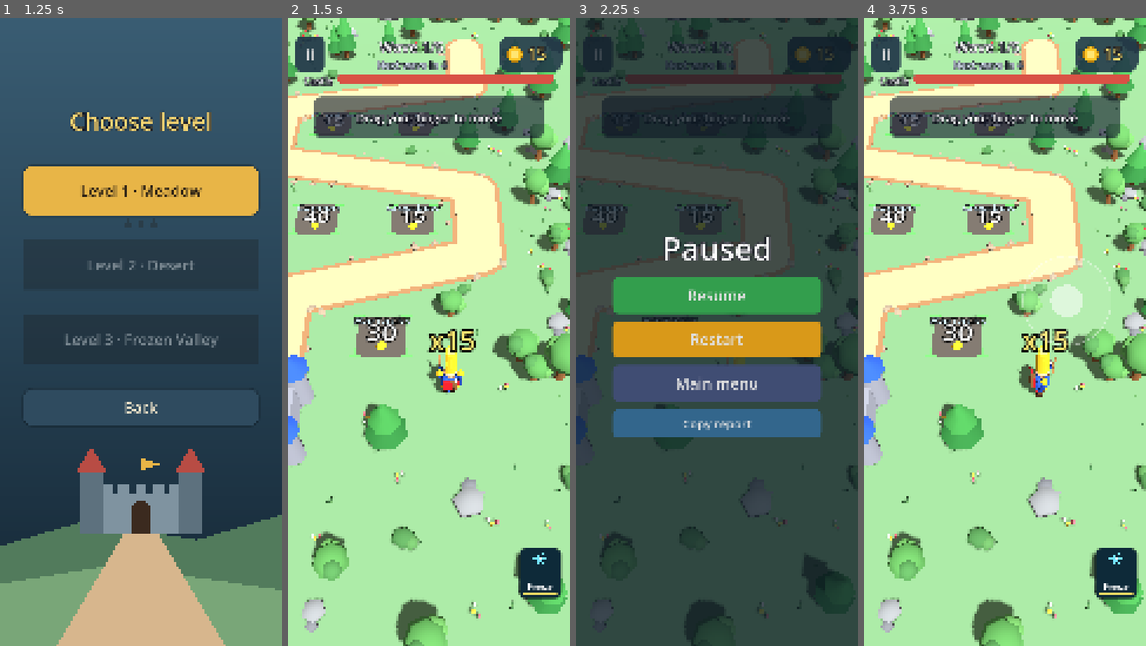
Above: before the commit, frames 1-4 (left to right).
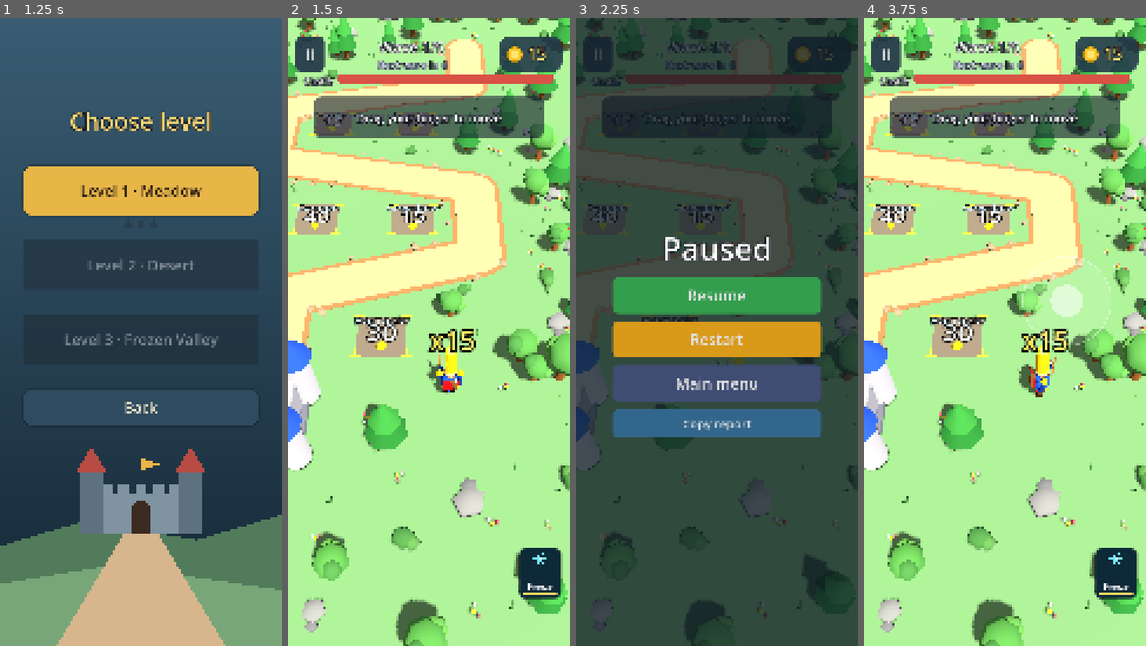
Above: after the commit, the same moments.

Repository: legioner666/Game-
Game: Godot game, scene res://main.tscn
Same seed, same stepped clock (60 frames per second), same inputs: the game is played once before the commit and once after it.
Inputs (mouse positions are in pixels of both pictures, inside the frame that each line leads up to):
- Up to frame 1 (1.25 s): click "Play" at 0.5 s
- Up to frame 2 (1.5 s): click "Level 1 · Meadow" at 1.25 s
- Up to frame 3 (2.25 s): click "II" at 2 s
- Up to frame 4 (3.75 s): click "Restart" at 2.75 s; tap Enter at 3.5 s; move the mouse to (1067, 300) at 3.52 s; hold Right (ui_right) from 3.53 s (still down); click (1067, 300) at 3.67 s

Frame 1 is identical in both runs. In frame 2, 3.5% of the frame differs, in the area x 0-63%, y 15-72%; in frame 3, 0.5%; in frame 4, 3.5%.

Commit message:
Visual update: detailed castle (towers, gate, keep, banners), gold-cornered stone plates, warmer light and saturation
Co-Authored-By: Claude Sonnet 5.5 <noreply@anthropic.com>
Claude-Session: https://claude.ai/code/session_01Vo2zMfmpPBAjaiyM3QAnEB

Diff:
--- a/godot/game.gd
+++ b/godot/game.gd
@@ -532,7 +532,10 @@
 	env.background_color = _theme["bg"]
 	env.ambient_light_source = Environment.AMBIENT_SOURCE_COLOR
 	env.ambient_light_color = _theme["ambient"]
-	env.ambient_light_energy = 0.45
+	env.ambient_light_energy = 0.5
+	env.adjustment_enabled = true
+	env.adjustment_saturation = 1.12
+	env.adjustment_contrast = 1.04
 	var we := WorldEnvironment.new()
 	we.environment = env
 	add_child(we)
@@ -540,6 +543,8 @@
 	_light = DirectionalLight3D.new()
 	_light.rotation_degrees = Vector3(-58, 28, 0)
 	_light.light_energy = 0.8
+	_light.light_color = Color(1.0, 0.96, 0.88)
+	_light.shadow_blur = 1.6
 	_light.shadow_enabled = Settings.shadows
 	_light.directional_shadow_max_distance = 60.0
 	add_child(_light)
@@ -728,7 +733,7 @@
 		p.node = Node3D.new()
 		p.node.position = p.pos
 		add_child(p.node)
-		p.tile = Models.mi(Models.box(Vector3(2.6, 0.06, 2.6)), Vector3(0, 0.06, 0), Color(0.36, 0.34, 0.32))
+		p.tile = Models.mi(Models.box(Vector3(2.6, 0.06, 2.6)), Vector3(0, 0.06, 0), Color(0.50, 0.47, 0.43))
 		Models.no_shadow(p.tile)
 		p.node.add_child(p.tile)
 		p.fill = Models.mi(Models.box(Vector3(2.4, 0.05, 1.0)), Vector3(0, 0.1, 1.2), Color(0.91, 0.71, 0.28))
@@ -737,8 +742,8 @@
 		p.node.add_child(p.fill)
 		for sx in [-1.0, 1.0]:
 			for sz in [-1.0, 1.0]:
-				var c1 := Models.mi(Models.box(Vector3(0.6, 0.05, 0.12)), Vector3(1.3 * sx, 0.11, 1.3 * sz - 0.0), Color(0.4, 0.9, 0.4))
-				var c2 := Models.mi(Models.box(Vector3(0.12, 0.05, 0.6)), Vector3(1.3 * sx, 0.11, 1.3 * sz - 0.24 * sz), Color(0.4, 0.9, 0.4))
+				var c1 := Models.mi(Models.box(Vector3(0.6, 0.05, 0.12)), Vector3(1.3 * sx, 0.11, 1.3 * sz - 0.0), Color(1.0, 0.82, 0.30))
+				var c2 := Models.mi(Models.box(Vector3(0.12, 0.05, 0.6)), Vector3(1.3 * sx, 0.11, 1.3 * sz - 0.24 * sz), Color(1.0, 0.82, 0.30))
 				Models.no_shadow(c1)
 				Models.no_shadow(c2)
 				p.node.add_child(c1)
--- a/godot/models.gd
+++ b/godot/models.gd
@@ -535,15 +535,41 @@
 
 static func castle() -> Node3D:
 	var root := Node3D.new()
-	root.add_child(mi(box(Vector3(3.6, 1.7, 3.0)), Vector3(0, 0.85, 0), STONE))
-	root.add_child(mi(box(Vector3(0.95, 1.15, 0.1)), Vector3(0, 0.58, 1.52), Color(0.25, 0.17, 0.12)))
+	var stone_l := Color(0.74, 0.76, 0.82)
+	var stone_m := Color(0.62, 0.64, 0.71)
+	var stone_d := Color(0.46, 0.48, 0.56)
+	var roof := Color(0.20, 0.36, 0.86)
+	var roof_d := Color(0.14, 0.26, 0.66)
+	root.add_child(mi(box(Vector3(4.4, 0.35, 3.6)), Vector3(0, 0.17, 0), stone_d))
+	root.add_child(mi(box(Vector3(3.8, 1.9, 3.0)), Vector3(0, 1.3, 0), stone_m))
+	root.add_child(mi(box(Vector3(3.9, 0.16, 3.1)), Vector3(0, 2.3, 0), stone_l))
+	for k in 7:
+		var x := -1.65 + k * 0.55
+		for z in [-1.4, 1.4]:
+			root.add_child(mi(box(Vector3(0.3, 0.3, 0.3)), Vector3(x, 2.53, z), stone_l))
+	root.add_child(mi(box(Vector3(1.25, 1.5, 0.12)), Vector3(0, 1.1, 1.52), GOLD))
+	root.add_child(mi(box(Vector3(1.0, 1.25, 0.16)), Vector3(0, 1.0, 1.54), Color(0.22, 0.14, 0.10)))
+	root.add_child(mi(cyl(0.5, 0.5, 0.16, 10), Vector3(0, 1.62, 1.54), Color(0.22, 0.14, 0.10), Vector3(90, 0, 0)))
+	for k in 4:
+		root.add_child(mi(box(Vector3(0.05, 1.3, 0.05)), Vector3(-0.3 + k * 0.2, 1.0, 1.64), Color(0.5, 0.5, 0.55)))
+	for sx in [-1.0, 1.0]:
+		root.add_child(mi(box(Vector3(0.18, 0.5, 0.06)), Vector3(1.1 * sx, 1.5, 1.52), Color(0.12, 0.10, 0.16)))
 	for sx in [-1.0, 1.0]:
 		for sz in [-1.0, 1.0]:
-			root.add_child(mi(cyl(0.5, 0.58, 2.6, 8), Vector3(1.8 * sx, 1.3, 1.5 * sz), STONE))
-			root.add_child(mi(cyl(0.0, 0.78, 0.95, 8), Vector3(1.8 * sx, 3.05, 1.5 * sz), BLUE))
-	root.add_child(mi(box(Vector3(1.8, 1.4, 1.8)), Vector3(0, 2.4, 0), Color(0.64, 0.66, 0.72)))
-	root.add_child(mi(cyl(0.0, 1.45, 1.2, 4), Vector3(0, 3.7, 0), BLUE_D, Vector3(0, 45, 0)))
-	root.add_child(mi(cyl(0.04, 0.04, 1.3, 5), Vector3(0, 4.9, 0), WOOD))
-	root.add_child(mi(box(Vector3(0.8, 0.5, 0.05)), Vector3(0.42, 5.2, 0), BLUE))
-	root.add_child(mi(box(Vector3(0.12, 0.3, 0.12)), Vector3(0.0, 5.2, 0.05), GOLD))
+			var tx: float = 2.0 * sx
+			var tz: float = 1.6 * sz
+			root.add_child(mi(cyl(0.62, 0.7, 3.2, 10), Vector3(tx, 1.75, tz), stone_l))
+			root.add_child(mi(cyl(0.72, 0.72, 0.18, 10), Vector3(tx, 3.3, tz), stone_d))
+			root.add_child(mi(cyl(0.0, 0.85, 1.3, 10), Vector3(tx, 4.05, tz), roof))
+			root.add_child(mi(sphere(0.12, 6), Vector3(tx, 4.75, tz), GOLD))
+			root.add_child(mi(box(Vector3(0.1, 0.3, 0.05)), Vector3(tx, 2.4, tz + 0.64 * sz), Color(0.12, 0.10, 0.16)))
+	root.add_child(mi(box(Vector3(2.0, 1.9, 2.0)), Vector3(0, 3.2, -0.1), stone_l))
+	root.add_child(mi(box(Vector3(2.15, 0.16, 2.15)), Vector3(0, 4.2, -0.1), stone_d))
+	root.add_child(mi(cyl(0.0, 1.55, 1.5, 4), Vector3(0, 5.05, -0.1), roof_d, Vector3(0, 45, 0)))
+	root.add_child(mi(cyl(0.04, 0.04, 1.4, 5), Vector3(0, 6.5, -0.1), WOOD))
+	root.add_child(mi(box(Vector3(0.9, 0.55, 0.05)), Vector3(0.47, 6.8, -0.1), RED))
+	root.add_child(mi(sphere(0.1, 6), Vector3(0, 7.22, -0.1), GOLD))
+	root.add_child(mi(box(Vector3(0.4, 0.6, 0.06)), Vector3(0, 3.3, 0.93), Color(0.12, 0.10, 0.16)))
+	root.add_child(mi(box(Vector3(0.5, 0.8, 0.04)), Vector3(-0.65, 2.9, 0.93), RED))
+	root.add_child(mi(box(Vector3(0.5, 0.8, 0.04)), Vector3(0.65, 2.9, 0.93), RED))
 	return root
Binary file added: godot/g_62.png
